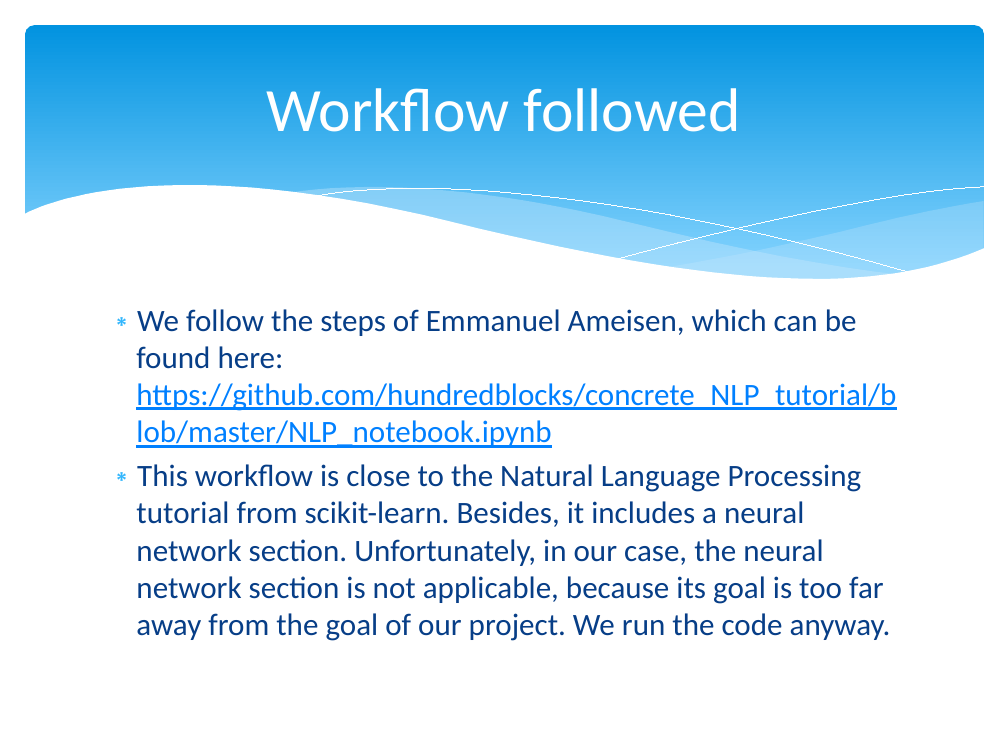
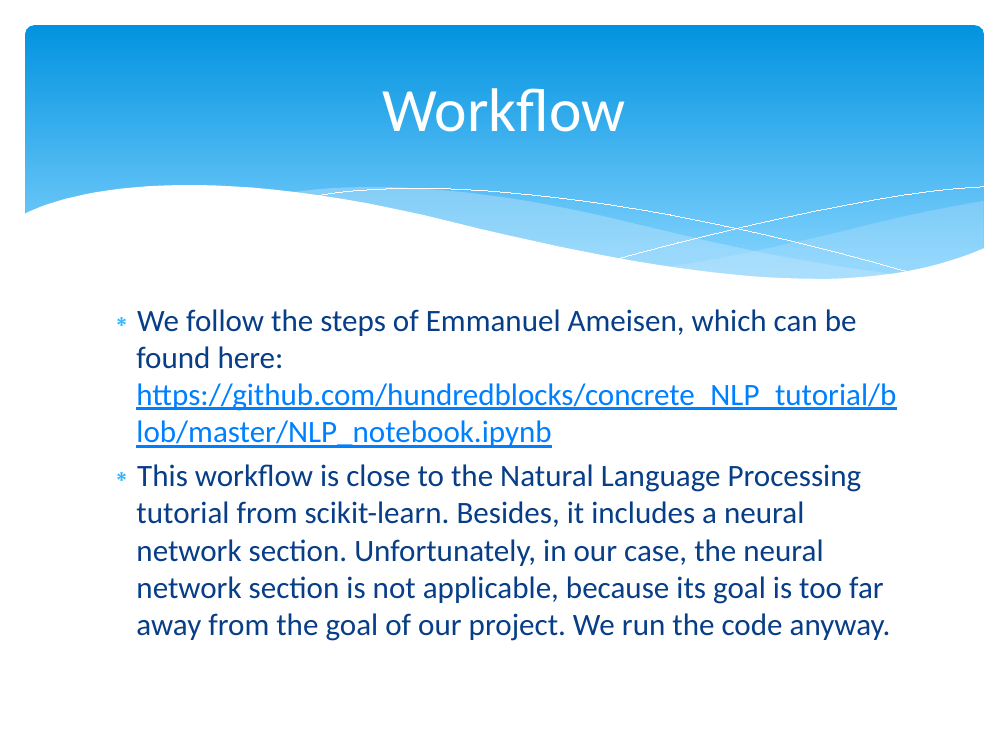
Before and after one commit to agendrin/myProject, a slide deck: slide 14 of 2018_09_10_Presentation.pptx (slide 12 before the commit). Drawn at 1008x756 pixels with LibreOffice and Linux fonts; fonts in the diff are those of the drawing. Boxes give left, top, right and bottom in pixels: in the first picture for what was removed or moved away, otherwise in the second. Text is boxed around its words. In the diff, an @@ line names an element or a change of style, - is before the commit and + after.

```diff
--- a/2018_09_10_Presentation.pptx
+++ b/2018_09_10_Presentation.pptx
@@ title at bbox=[382, 88, 625, 132]: text changed @@
-Workflow followed
+Workflow
```
Also in this commit, not shown: 7 other slides changed, 16 slides added, 12 slides removed.
